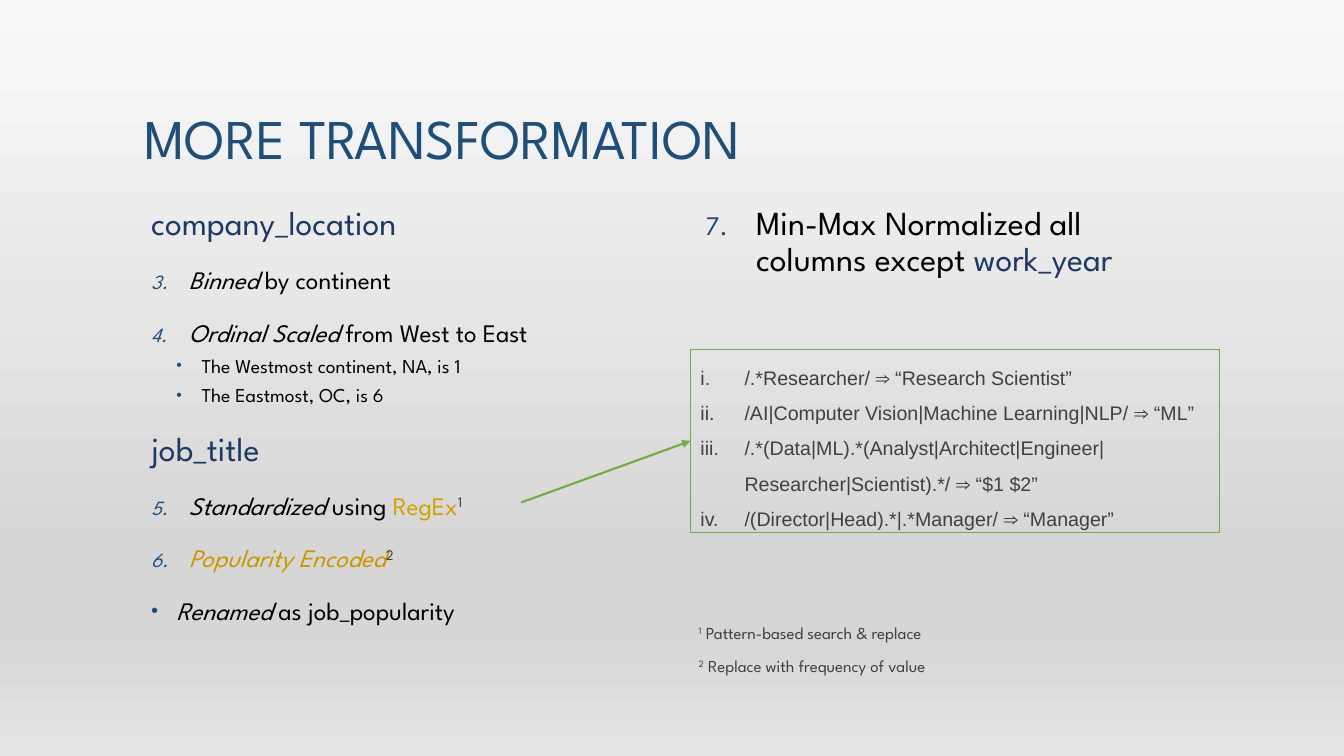
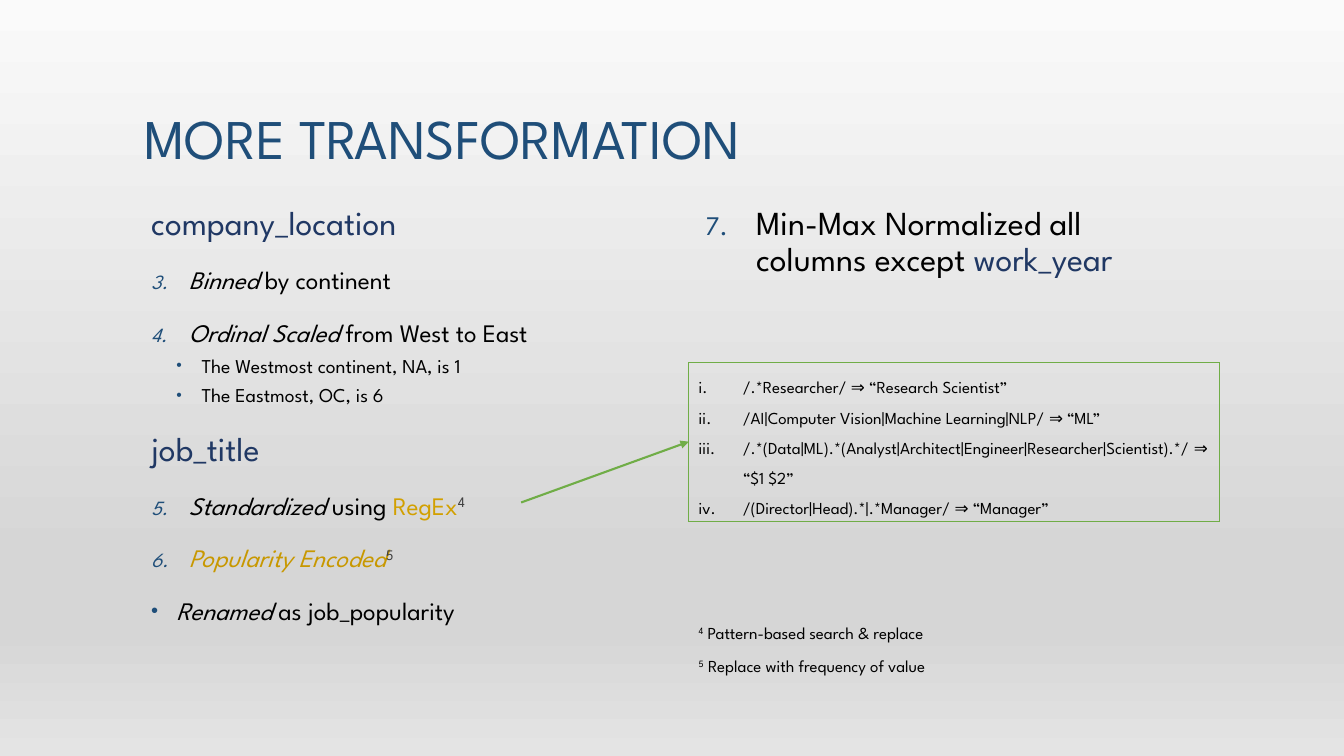
Before and after one commit to TMK04/mldp-project, a slide deck: slide 4 of documents/Slides.pptx (slide 5 before the commit). Drawn at 1344x756 pixels with LibreOffice and Linux fonts; fonts in the diff are those of the drawing. Boxes give left, top, right and bottom in pixels: in the first picture for what was removed or moved away, otherwise in the second. Text is boxed around its words. In the diff, an @@ line names an element or a change of style, - is before the commit and + after.

```diff
--- a/documents/Slides.pptx
+++ b/documents/Slides.pptx
@@ rectangle "/.*Researcher/ ⇒ “Research Scientist”": place and size @@
-rectangle "/.*Researcher/ ⇒ “Research Scientist”" at (691,349,1220,532)
+rectangle "/.*Researcher/ ⇒ “Research Scientist”" at (689,362,1220,521)
@@ rectangle "/.*Researcher/ ⇒ “Research Scientist”" at (689,362,1220,521): size 14 to 12 pt, font Arial to League Spartan, text colour #404040 to #000000; font Times New Roman to League Spartan, text colour #232629 to #000000 in "⇒", "⇒", "⇒", "⇒" @@
@@ text at (189,497,387,573): text changed @@
-5. Standardized using RegEx1
-6. Popularity Encoded2
+5. Standardized using RegEx4
+6. Popularity Encoded5
@@ text at (699,627,925,676): text changed; text colour #404040 to #000000 @@
-1 Pattern-based search & replace
-2 Replace with frequency of value
+4 Pattern-based search & replace
+5 Replace with frequency of value
```
Also in this commit, not shown: 7 other slides changed, 1 slide added, 1 slide removed, 4 other files.
